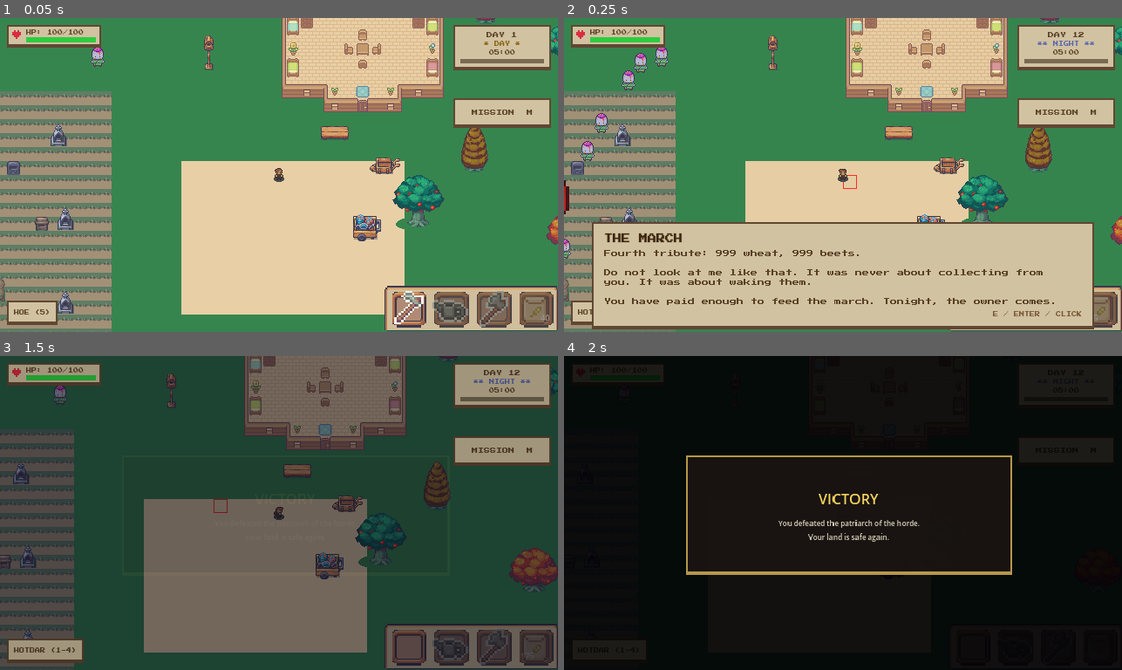
Above: before the commit, frames 1-4 (two rows, left to right).
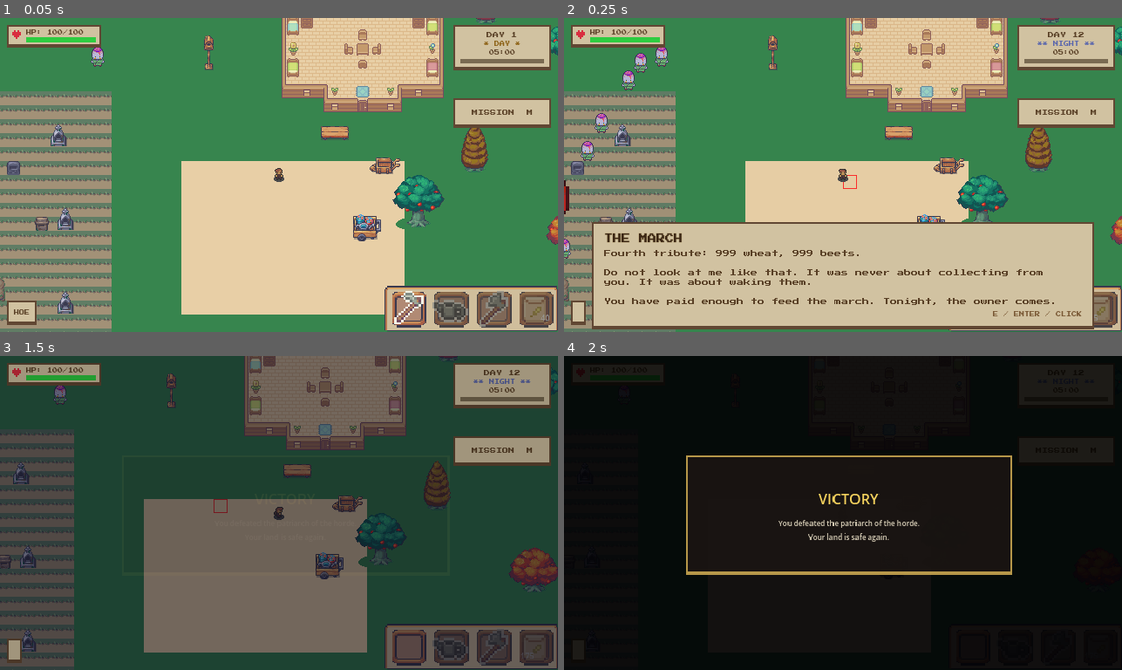
Above: after the commit, the same moments.

Repository: alexmf10/Survivalfarm-
Game: Godot game, scene res://tests/smoke_full_flow.tscn
The game is run twice, just before and just after one commit, with the same random seed, the same clock (stepped at 60 frames per second) and the same inputs. This scene is started directly instead of the project's main scene.
Inputs (mouse positions are in pixels of both pictures, inside the frame that each line leads up to):
- Up to frame 1 (0.05 s): no input
- Up to frame 2 (0.25 s): no input
- Up to frame 3 (1.5 s): tap Enter at 0.5 s; move the mouse to (401, 497) at 0.52 s; hold D (move_right) 0.53-1.25 s; tap 5 at 0.6 s; click (401, 497) at 0.67 s; tap Space at 0.77 s; tap 7 at 0.8 s; drag from (167, 528) to (329, 443) at 1.27 s
- Up to frame 4 (2 s): no input

The runs differ from the first frame. In frame 1, 0.3% of the frame differs, in the area x 6-11%, y 90-98%; in frame 2, 0.1%; in frame 3, 0.9%, in the area x 2-15%, y 90-98%; in frame 4, less than 0.1%.

Commit message:
Weapon and controls change

Diff:
--- a/entities/player/tool_component.gd
+++ b/entities/player/tool_component.gd
@@ -173,7 +173,7 @@
 		KEY_2: trade_svc.set_active_slot(1)
 		KEY_3: trade_svc.set_active_slot(2)
 		KEY_4: trade_svc.set_active_slot(3)
-		KEY_7:
+		KEY_5:
 			# Alternamos el arma y actualizamos la herramienta
 			_is_weapon_drawn = !_is_weapon_drawn
 			_refresh_active_tool()
--- a/ui/hud/tool_hud.gd
+++ b/ui/hud/tool_hud.gd
@@ -67,14 +67,12 @@
 func _update_tool_label(tool_type: ToolsComponent.Tools) -> void:
 	var tool_name: String
 	match tool_type:
-		ToolsComponent.Tools.None:
-			tool_name = "HOTBAR (1-4)"
 		ToolsComponent.Tools.TillGround:
-			tool_name = "HOE (5)"
+			tool_name = "HOE"
 		ToolsComponent.Tools.WaterCrops:
-			tool_name = "WATERING CAN (6)"
+			tool_name = "WATERING CAN"
 		ToolsComponent.Tools.Sword:
-			tool_name = "SWORD (7)  LMB:ATTACK"
+			tool_name = "SWORD (5)  LMB:ATTACK"
 	if _tool_label:
 		_tool_label.text = tool_name
 
--- a/ui/menus/control_manual.gd
+++ b/ui/menus/control_manual.gd
@@ -96,7 +96,7 @@
 		"Survive and grow your farm! Plant crops, harvest them,\nsell at market, and defend against monsters at night.\nUpgrade your equipment and unlock achievements.")
 
 	_add_section(content_vbox, "CONTROLS",
-		"W A S D - Move\n1-5 - Select Tool\nE - Use Tool / Harvest\nI / Tab - Inventory\nEsc - Pause")
+		"W A S D - Move\n1-4 - Hotbar\n5 - Equip Weapon\nE - Harvest\nI / Tab - Inventory\nClick - Use Tool / Attack\n  Esc - Pause")
 
 	_add_section(content_vbox, "OBJECTIVES",
 		"- Plant and harvest crops\n- Trade with merchants\n- Equip armor and weapons\n- Survive the night monsters\n- Complete all achievements")
